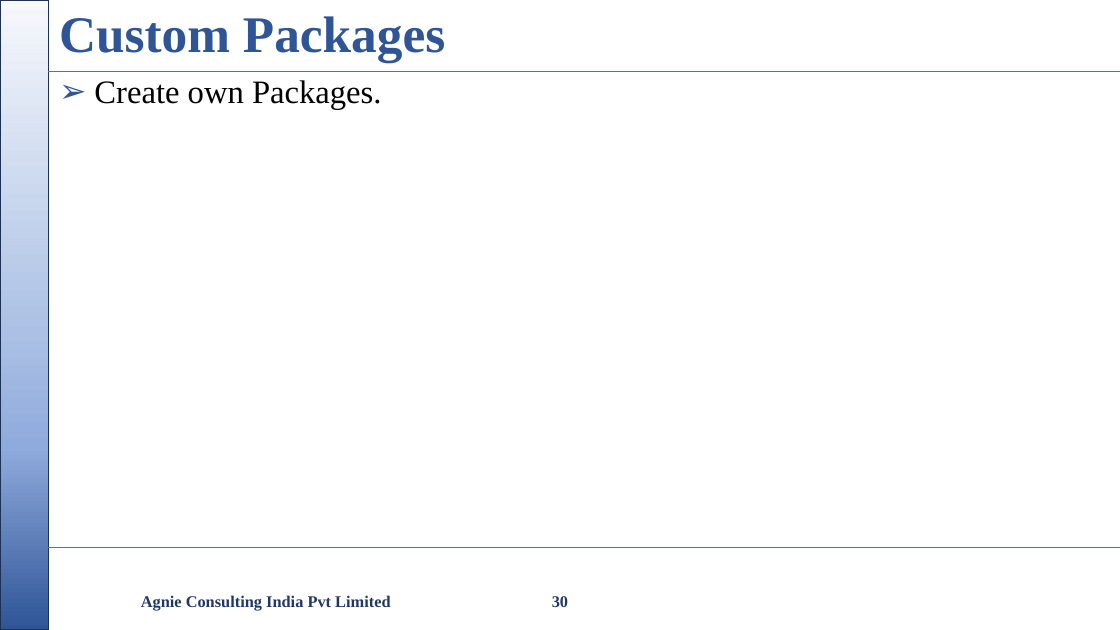
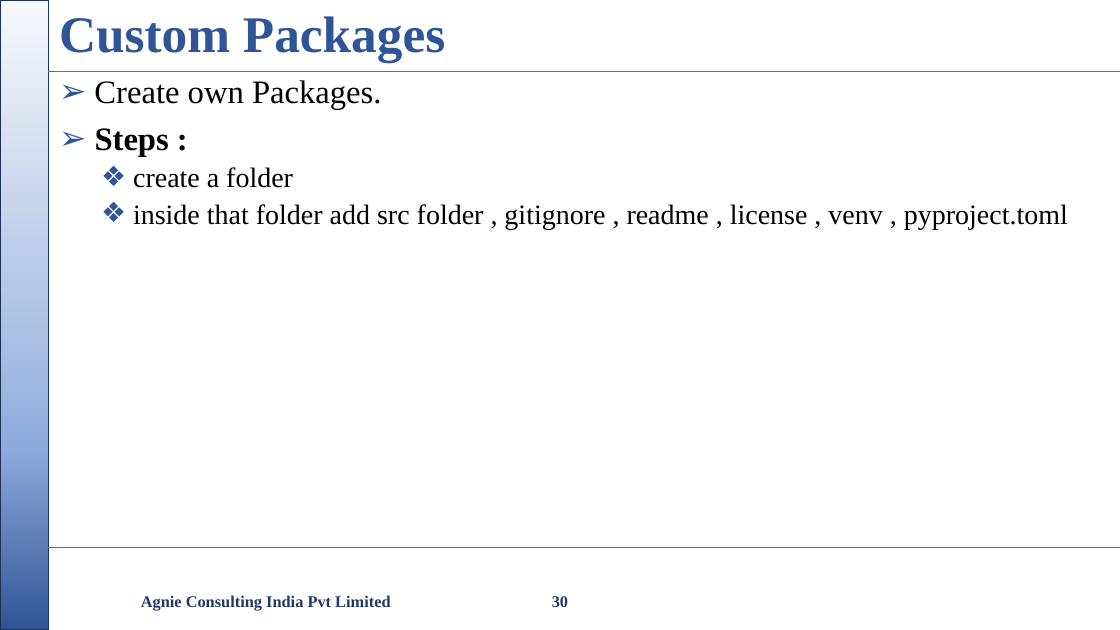
Before and after one commit to nikishdaniel1-del/Python-Cls, a slide deck: slide 30 of python class/Python Class.pptx. Drawn at 1120x630 pixels with LibreOffice and Linux fonts; fonts in the diff are those of the drawing; background and template pictures are left out. Boxes give left, top, right and bottom in pixels: in the first picture for what was removed or moved away, otherwise in the second. Text is boxed around its words. In the diff, an @@ line names an element or a change of style, - is before the commit and + after.

```diff
--- a/python class/Python Class.pptx
+++ b/python class/Python Class.pptx
@@ text at <box>95,128,1068,229</box>: paragraphs added @@
+➢ Steps :
+  ❖ create a folder
+  ❖ inside that folder add src folder , gitignore , readme , license , venv , pyproject.toml
```
Also in this commit, not shown: 1 other slide changed, 2 other files.
